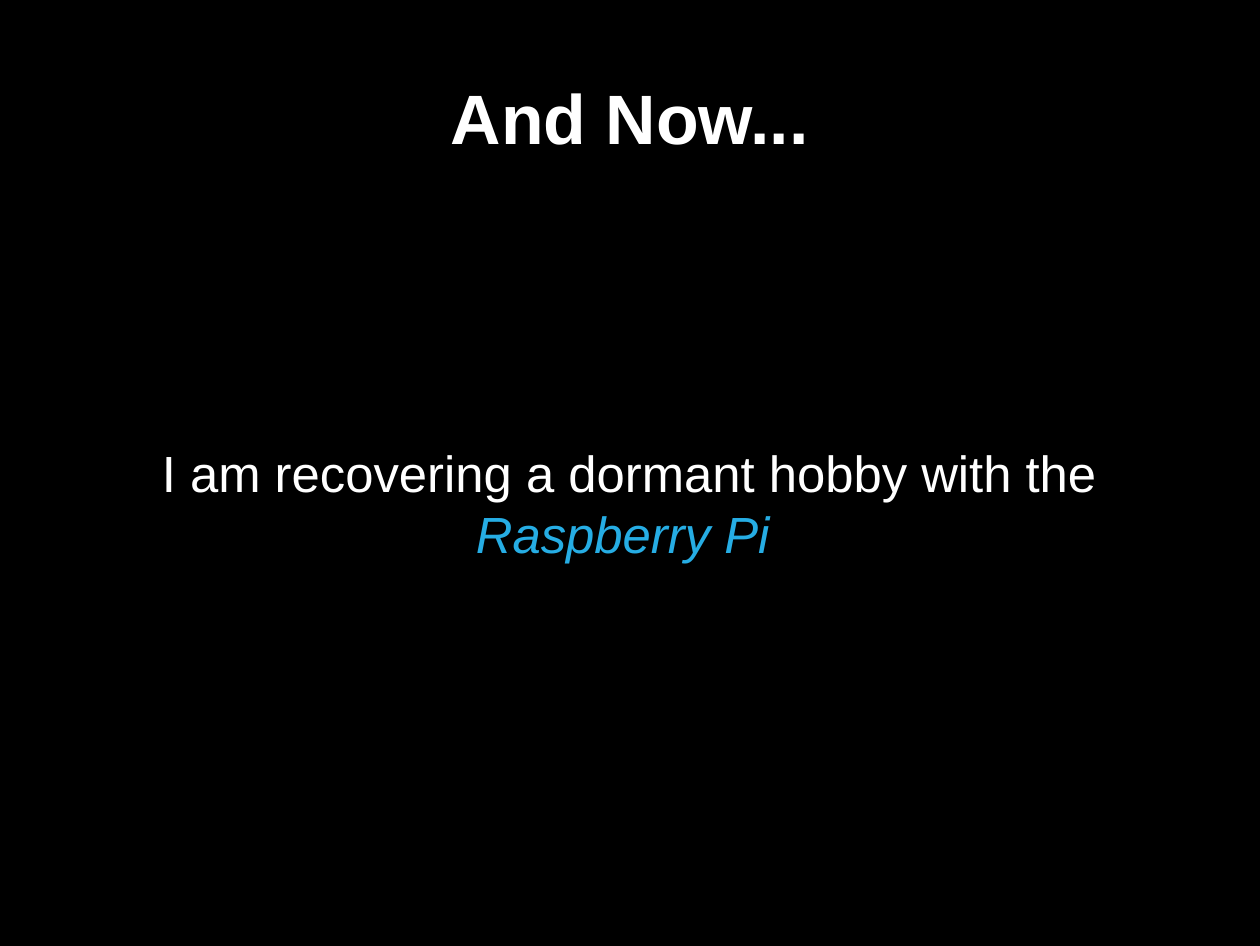
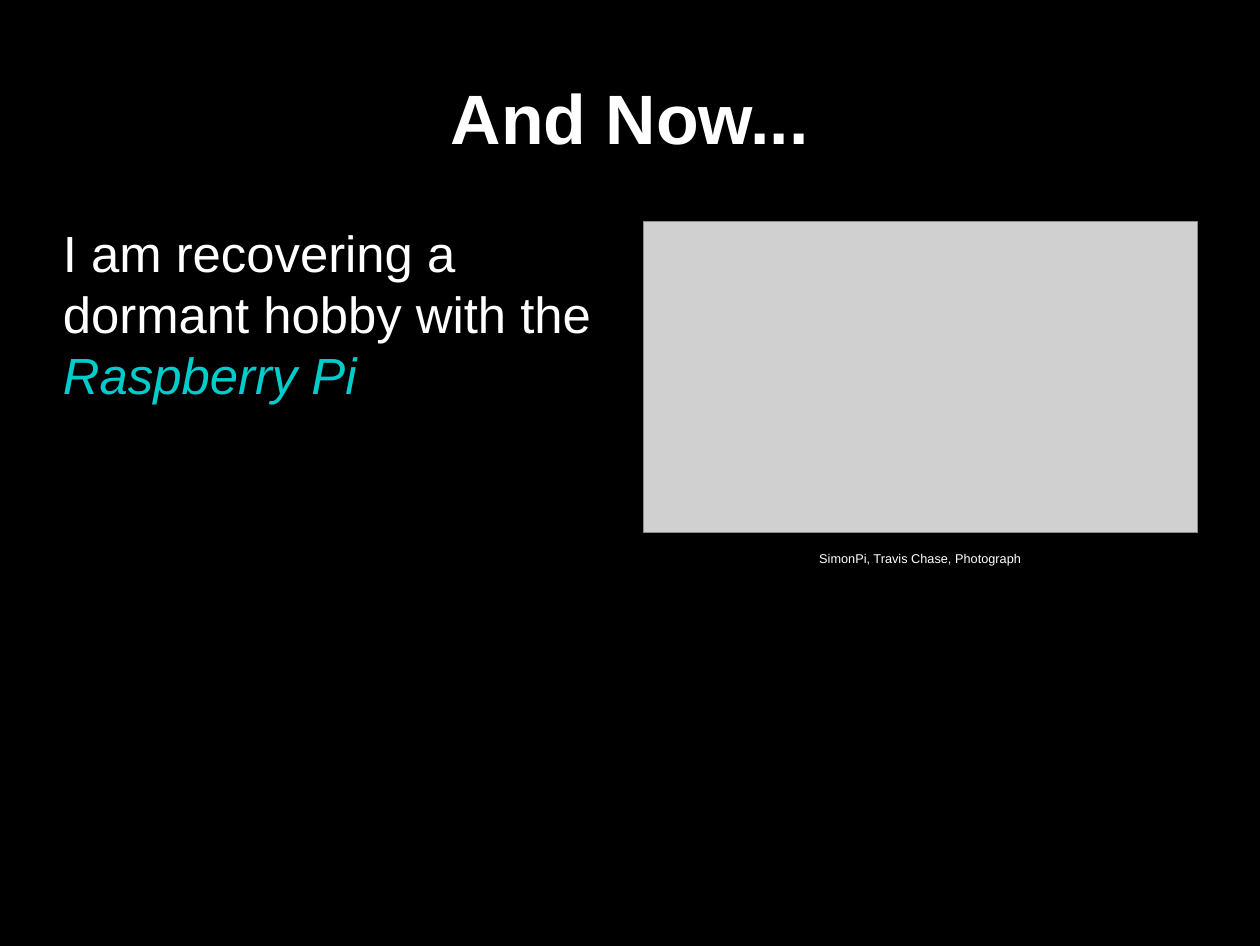
Before and after one commit to gaudeon/rpi_gpio_overview, a slide deck: slide 3 of slides/RPi GPIO Overview.odp. Drawn at 1260x946 pixels with LibreOffice and Linux fonts; fonts in the diff are those of the drawing; grey boxes stand for pictures. Boxes give left, top, right and bottom in pixels: in the first picture for what was removed or moved away, otherwise in the second. Text is boxed around its words. In the diff, an @@ line names an element or a change of style, - is before the commit and + after.

```diff
--- a/slides/RPi GPIO Overview.odp
+++ b/slides/RPi GPIO Overview.odp
@@ text "I am recovering a dormant ..." at [63, 235, 591, 404]: text colour #26ADE4 to #00CCCC in "Raspberry Pi"; alignment centre to left; more space between paragraphs; vertical alignment middle to top @@
@@ picture added at [644, 222, 1197, 533] @@
@@ text added at [819, 553, 1021, 566], 8 pt, text #FFFFFF @@
+SimonPi, Travis Chase, Photograph
```
Also in this commit, not shown: 37 other slides changed, 4 slides added, 8 slides removed, 1 other file.
